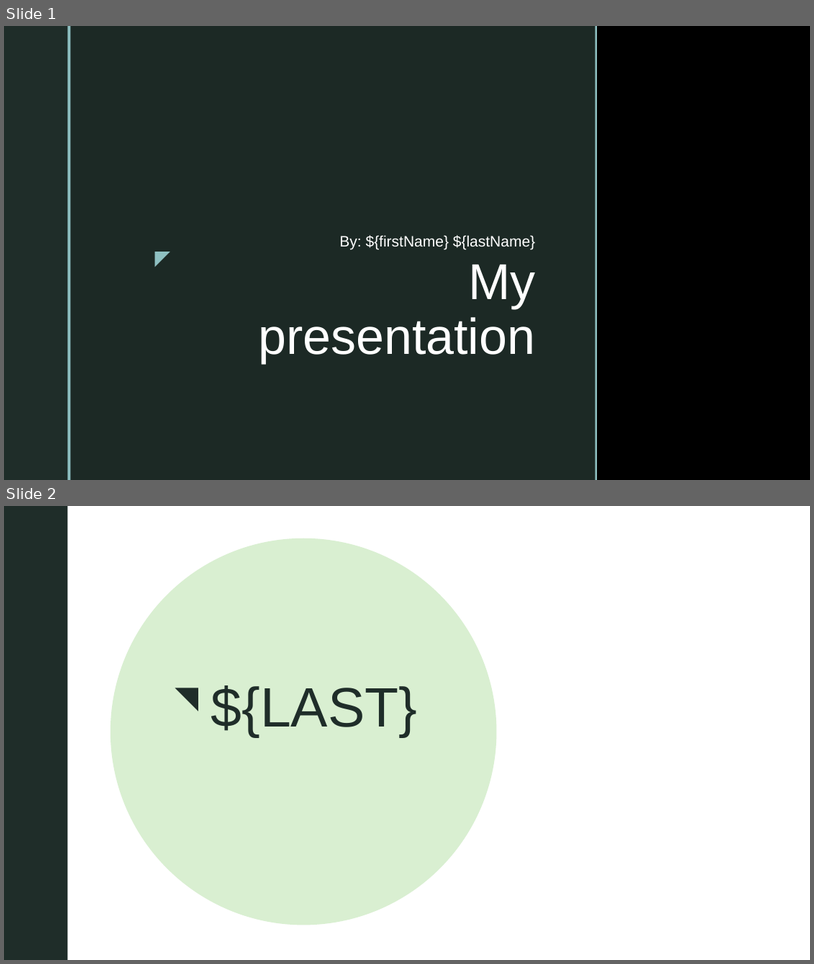
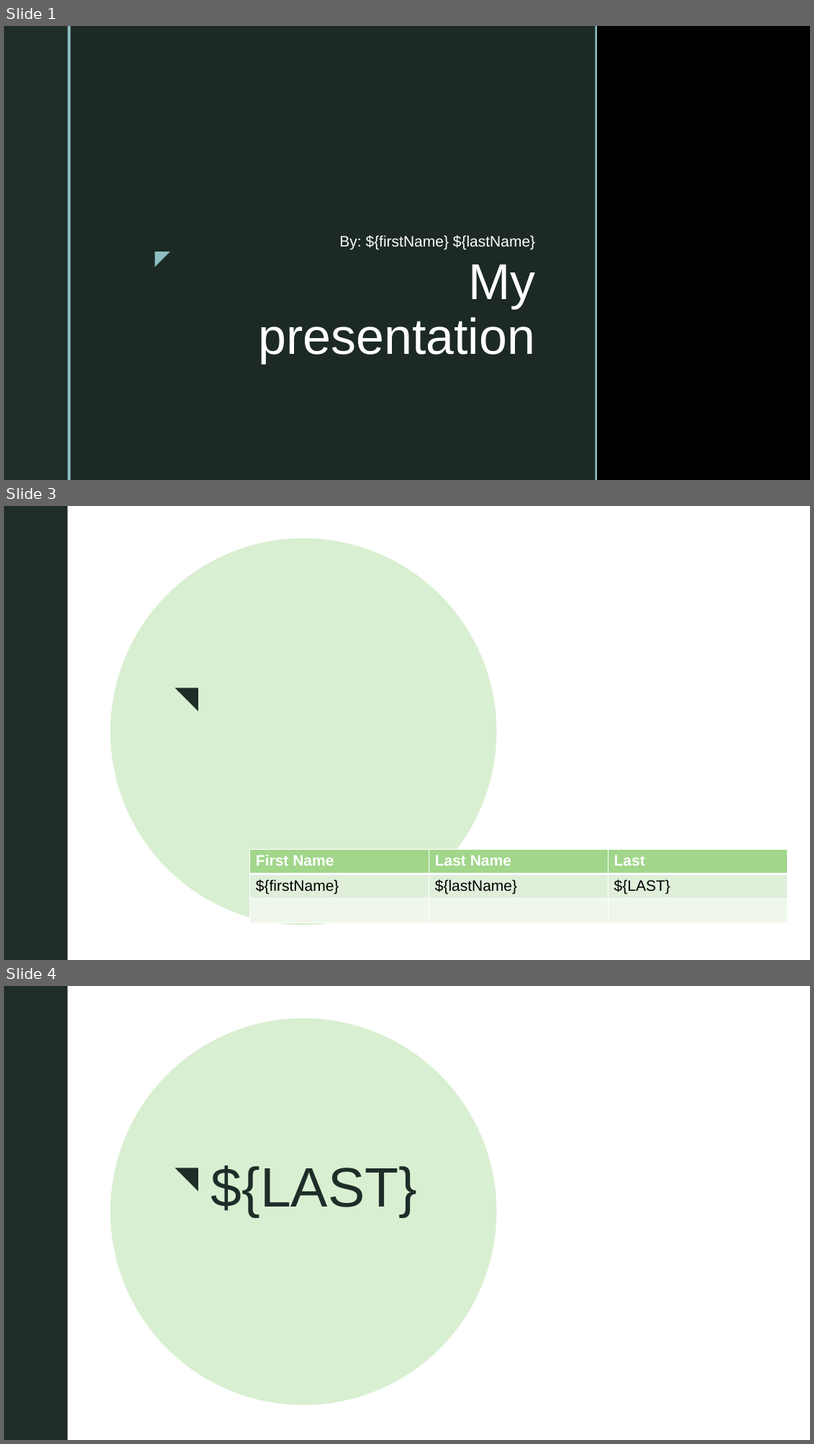
Before and after one commit to siposaron/java-spring, a slide deck: docgen/src/main/resources/pptx_template.pptx. Shown one above the other, each under a label of ours: slides 1 and 2 before the commit, slides 1, 3 and 4 after it; the slides between them are not shown. The pictures are 814x964 and 814x1444 pixels, drawn with LibreOffice and Linux fonts; fonts in the diff are those of the drawing; grey boxes stand for pictures; background and template pictures are left out; a plain dark background stands for a picture behind light text. Boxes give left, top, right and bottom in pixels: in the first picture for what was removed or moved away, otherwise in the second. Text is boxed around its words. In the diff, an @@ line names an element or a change of style, - is before the commit and + after.

```diff
--- a/docgen/src/main/resources/pptx_template.pptx
+++ b/docgen/src/main/resources/pptx_template.pptx
@@ slide 3 added at [4, 506, 810, 960], background picture (left out); not listed: 2 template elements that a slide beside it also shows @@
@@ rectangle added at [4, 506, 810, 960], fill #FFFFFF @@
@@ rectangle added at [4, 506, 67, 960], fill #1F2D29 @@
@@ rectangle added at [67, 506, 70, 960], fill #8EC0C1 @@
@@ rectangle added at [70, 506, 596, 960], fill #C5FAEB at 92% opacity @@
@@ rectangle added at [596, 506, 597, 960], fill #8EC0C1 @@
@@ ellipse added at [111, 538, 497, 924], fill #D9EFD1 @@
@@ picture added at [191, 645, 810, 960] @@
@@ right triangle added at [175, 688, 199, 712], fill #1F2D29 @@
@@ table added at [250, 849, 787, 924], 3 rows, 3 columns @@
+First Name | Last Name | Last
+${firstName} | ${lastName} | ${LAST}
+ |  | 
@@ what was slide 2 is now slide 4 @@
```
Also in this commit, not shown: 1 other slide added, 13 other files.
